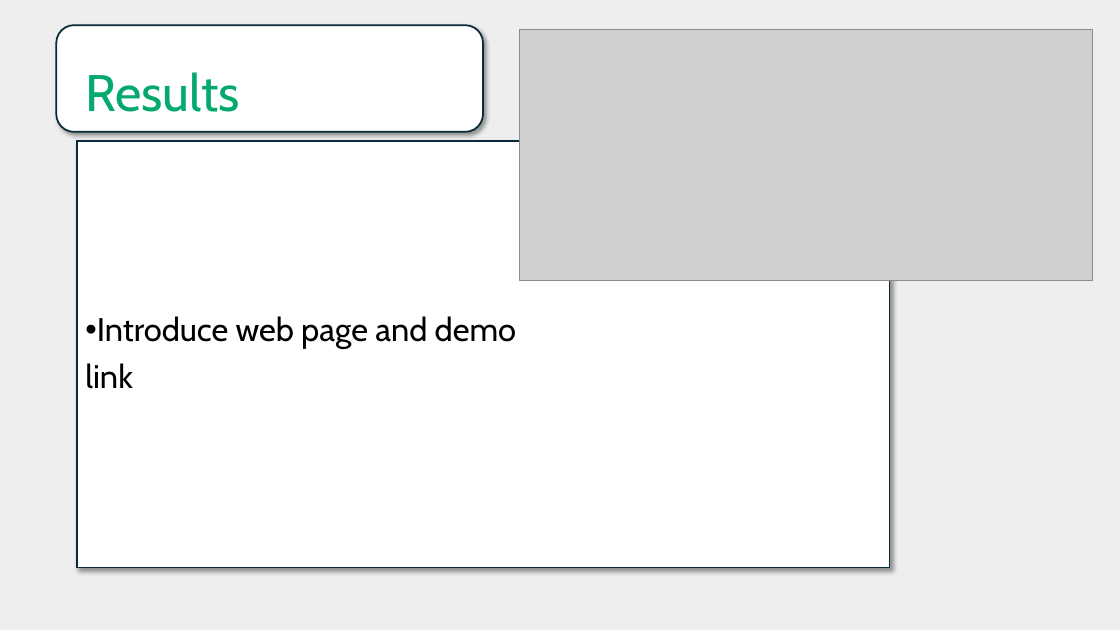
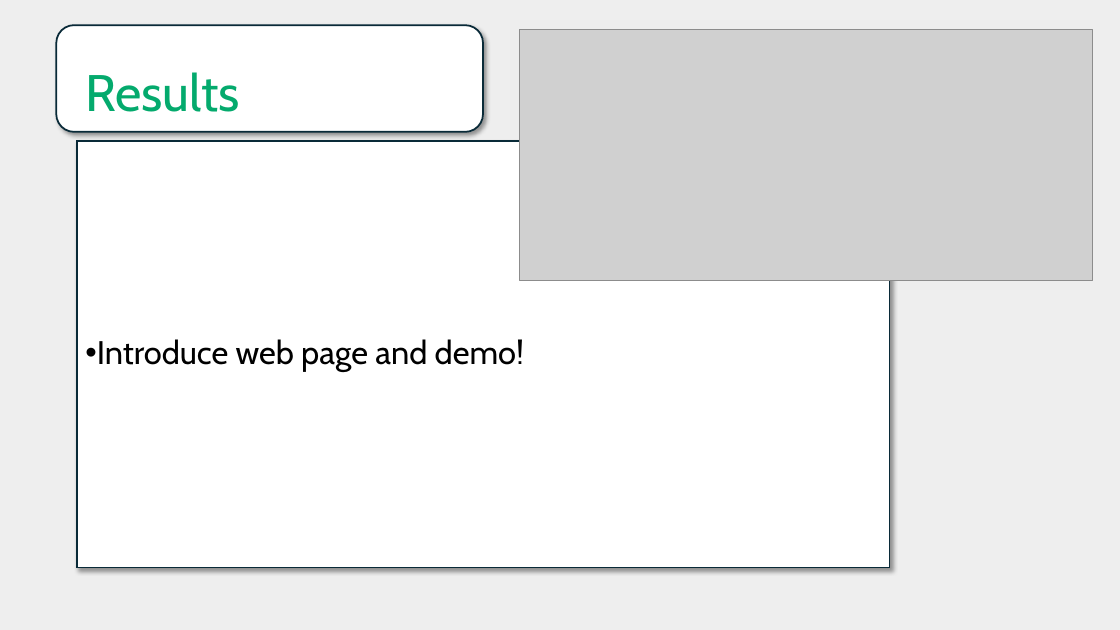
Before and after one commit to mlopez60/Project4, a slide deck: slide 8 of Plant_doctors.pptx. Drawn at 1120x630 pixels with LibreOffice and Linux fonts; fonts in the diff are those of the drawing; grey boxes stand for pictures. Boxes give left, top, right and bottom in pixels: in the first picture for what was removed or moved away, otherwise in the second. Text is boxed around its words. In the diff, an @@ line names an element or a change of style, - is before the commit and + after.

```diff
--- a/Plant_doctors.pptx
+++ b/Plant_doctors.pptx
@@ text at (x1=97, y1=339, x2=524, y2=372): text changed @@
-• Introduce web page and demo
-link
+• Introduce web page and demo!
```
Also in this commit, not shown: 1 other slide changed, 2 other files.
